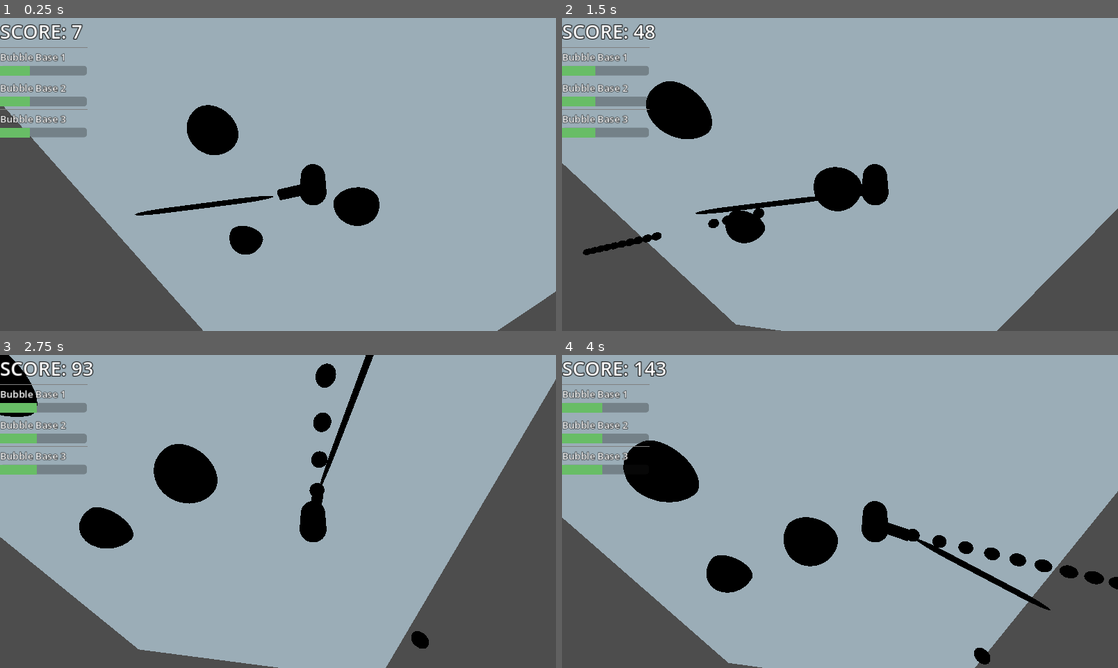
Above: before the commit, frames 1-4 (two rows, left to right).
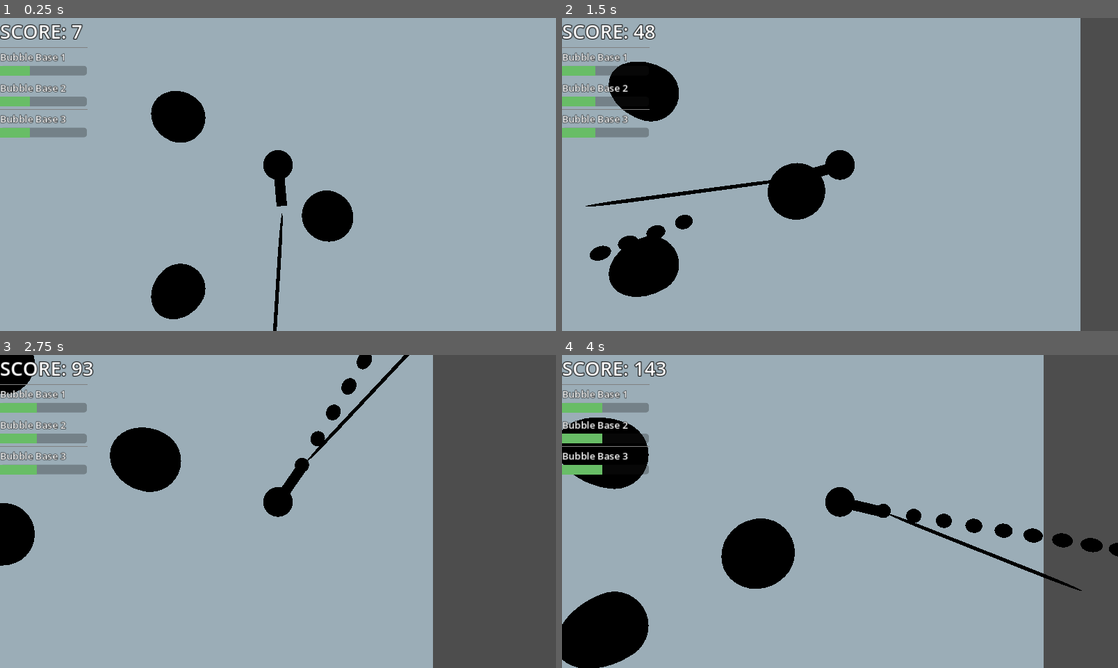
Above: after the commit, the same moments.

Repository: BlackBarman/GGJ_2025
Game: Godot game, scene res://Levels/level.tscn
Same seed, same stepped clock (60 frames per second), same inputs: the game is played once before the commit and once after it. Sound files missing from this copy of the repository are replaced by a short silence.
Inputs (mouse positions are in pixels of both pictures, inside the frame that each line leads up to):
- Up to frame 1 (0.25 s): no input
- Up to frame 2 (1.5 s): tap Enter (ui_accept) at 0.5, 0.77 s; move the mouse to (962, 158) at 0.52 s; press the mouse at (962, 158) at 0.53 s; hold Right (ui_right) 0.53-1.28 s; move the mouse to (728, 190) at 1.27 s; release the mouse at (728, 190) at 1.28 s; hold Down (ui_down) from 1.28 s (still down); click (728, 190) at 1.35 s
- Up to frame 3 (2.75 s): tap Enter (ui_accept) at 1.52 s; move the mouse to (333, 442) at 2.02 s; release Down (ui_down) at 2.03 s; press the mouse at (333, 442) at 2.03 s; hold Right (ui_right) from 2.03 s (still down)
- Up to frame 4 (4 s): move the mouse to (812, 574) at 2.77 s; release Right (ui_right) at 2.78 s; release the mouse at (812, 574) at 2.78 s; hold Up (ui_up) 2.78-3.53 s; click (812, 574) at 2.85 s; tap Enter (ui_accept) at 3.02, 3.77 s; move the mouse to (1006, 558) at 3.52 s; press the mouse at (1006, 558) at 3.53 s; hold Left (ui_left) from 3.53 s (still down)

The runs differ from the first frame. In frame 1, 20% of the frame differs, in the area x 0-100%, y 23-100%; in frame 2, 22%; in frame 3, 24%; in frame 4, 27%, in the area x 0-100%, y 0-100%.

Commit message:
added (but not implemented) the bubble pop sound, fixed up the ui and camera a bit

Diff:
--- a/ggj_2025/LevelIngredients/BubbleBase.tscn
+++ b/ggj_2025/LevelIngredients/BubbleBase.tscn
@@ -1,9 +1,23 @@
-[gd_scene load_steps=3 format=3 uid="uid://qu7xa6wcyixa"]
+[gd_scene load_steps=5 format=3 uid="uid://qu7xa6wcyixa"]
 
 [ext_resource type="Script" path="res://LevelIngredients/bubble_base.gd" id="1_osm5m"]
 [ext_resource type="PackedScene" uid="uid://b8l5uu32d4toi" path="res://Art/TempBubbleBase.glb" id="2_g04wj"]
+[ext_resource type="AudioStream" uid="uid://0kr4fh1mbmjt" path="res://Sounds/411462__thebuilder15__bubble-pop.wav" id="3_bobeq"]
+
+[sub_resource type="SphereShape3D" id="SphereShape3D_12u7b"]
+radius = 1.0
 
 [node name="BubbleBase" type="Node3D" groups=["BubbleBaseGroup"]]
 script = ExtResource("1_osm5m")
 
 [node name="TempBubbleBase" parent="." instance=ExtResource("2_g04wj")]
+
+[node name="StaticBody3D" type="StaticBody3D" parent="."]
+
+[node name="CollisionShape3D" type="CollisionShape3D" parent="StaticBody3D"]
+shape = SubResource("SphereShape3D_12u7b")
+
+[node name="AudioStreamPlayer" type="AudioStreamPlayer" parent="."]
+stream = ExtResource("3_bobeq")
+
+[connection signal="finished" from="AudioStreamPlayer" to="." method="_on_audio_stream_player_finished"]
--- a/ggj_2025/LevelIngredients/bubble_base.gd
+++ b/ggj_2025/LevelIngredients/bubble_base.gd
@@ -30,5 +30,14 @@
 	scale.y -= damage
 	scale.z -= damage
 	if scale.x <= min_size:
-		SignalBus.BubbleBasePopped.emit(self)
-		queue_free()
+		_die()
+
+
+func _die() -> void:
+	#$AudioStreamPlayer.play()
+	SignalBus.BubbleBasePopped.emit(self)
+	queue_free()
+
+
+func _on_audio_stream_player_finished() -> void:
+	print("audio played")
--- a/ggj_2025/LevelIngredients/user_interface.gd
+++ b/ggj_2025/LevelIngredients/user_interface.gd
@@ -1,11 +1,13 @@
 extends Control
 
 @export var main_level : Level
+@export var bubble_base_1 : BubbleBase
+@export var bubble_base_2 : BubbleBase
+@export var bubble_base_3 : BubbleBase
 
 # Called when the node enters the scene tree for the first time.
 func _ready() -> void:
 	$GameOverScreen.visible = false
-	pass
 
 
 # Called every frame. 'delta' is the elapsed time since the previous frame.
@@ -17,14 +19,14 @@
 func _update_score() -> void:
 	var cleaned_score = int(main_level.score)
 	$VBoxContainer/Score.text = "SCORE: " + str(cleaned_score)
-	pass
 
 func _update_progress_bars() -> void:
-	for i in main_level.bubble_bases:
-		pass
-	$VBoxContainer/VBoxContainer/BubbleBase1Size.value = main_level.bubble_bases[0].scale.x*100
-	$VBoxContainer/VBoxContainer2/BubbleBase2Size.value = main_level.bubble_bases[1].scale.x*100
-	$VBoxContainer/VBoxContainer3/BubbleBase3Size.value = main_level.bubble_bases[2].scale.x*100
+	if is_instance_valid(bubble_base_1):
+		$VBoxContainer/VBoxContainer/BubbleBase1Size.value = main_level.bubble_bases[0].scale.x*100
+	if is_instance_valid(bubble_base_2):
+		$VBoxContainer/VBoxContainer2/BubbleBase2Size.value = main_level.bubble_bases[1].scale.x*100
+	if is_instance_valid(bubble_base_3):
+		$VBoxContainer/VBoxContainer3/BubbleBase3Size.value = main_level.bubble_bases[2].scale.x*100
 
 
 func _reveal_game_over_screen() -> void:
--- a/ggj_2025/Levels/level.tscn
+++ b/ggj_2025/Levels/level.tscn
@@ -29,15 +29,18 @@
 [node name="BubbleBase3" parent="." instance=ExtResource("4_rhv53")]
 transform = Transform3D(1, 0, 0, 0, 1, 0, 0, 0, 1, -5, -0.5, -4)
 
-[node name="UserInterface" parent="." node_paths=PackedStringArray("main_level") instance=ExtResource("5_fkdie")]
+[node name="UserInterface" parent="." node_paths=PackedStringArray("main_level", "bubble_base_1", "bubble_base_2", "bubble_base_3") instance=ExtResource("5_fkdie")]
 main_level = NodePath("..")
+bubble_base_1 = NodePath("../BubbleBase")
+bubble_base_2 = NodePath("../BubbleBase2")
+bubble_base_3 = NodePath("../BubbleBase3")
 
 [node name="CharacterBody3D" parent="." node_paths=PackedStringArray("camera") instance=ExtResource("6_81aot")]
 transform = Transform3D(1, 0, 0, 0, 1, 0, 0, 0, 1, 0, -5, 0)
 camera = NodePath("Camera3D")
 
 [node name="Camera3D" type="Camera3D" parent="CharacterBody3D"]
-transform = Transform3D(-0.100964, 0.803882, 0.586157, -0.135252, -0.594788, 0.792423, 0.985654, 0.00072716, 0.168779, 5.17837, 12, 0)
+transform = Transform3D(-4.37114e-08, 1, 4.37114e-08, 0, -4.37114e-08, 1, 1, 4.37114e-08, 1.91069e-15, -0.32163, 13, 0)
 
 [node name="StaticBody3D" type="StaticBody3D" parent="."]
 
Not shown: 1 places in ggj_2025/Levels/level.tscn that only renumber resources
Not shown, added: ggj_2025/Sounds/411462__thebuilder15__bubble-pop.wav.import
Not shown, added: ggj_2025/Sounds/sound_attribution.txt
Not shown, added: ggj_2025/Sounds/411462__thebuilder15__bubble-pop.wav
